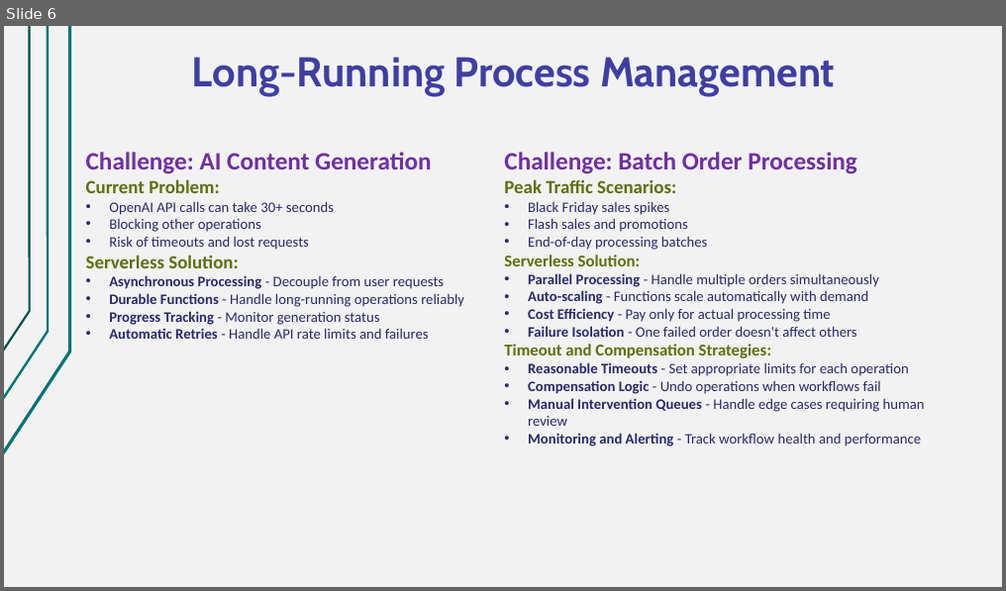
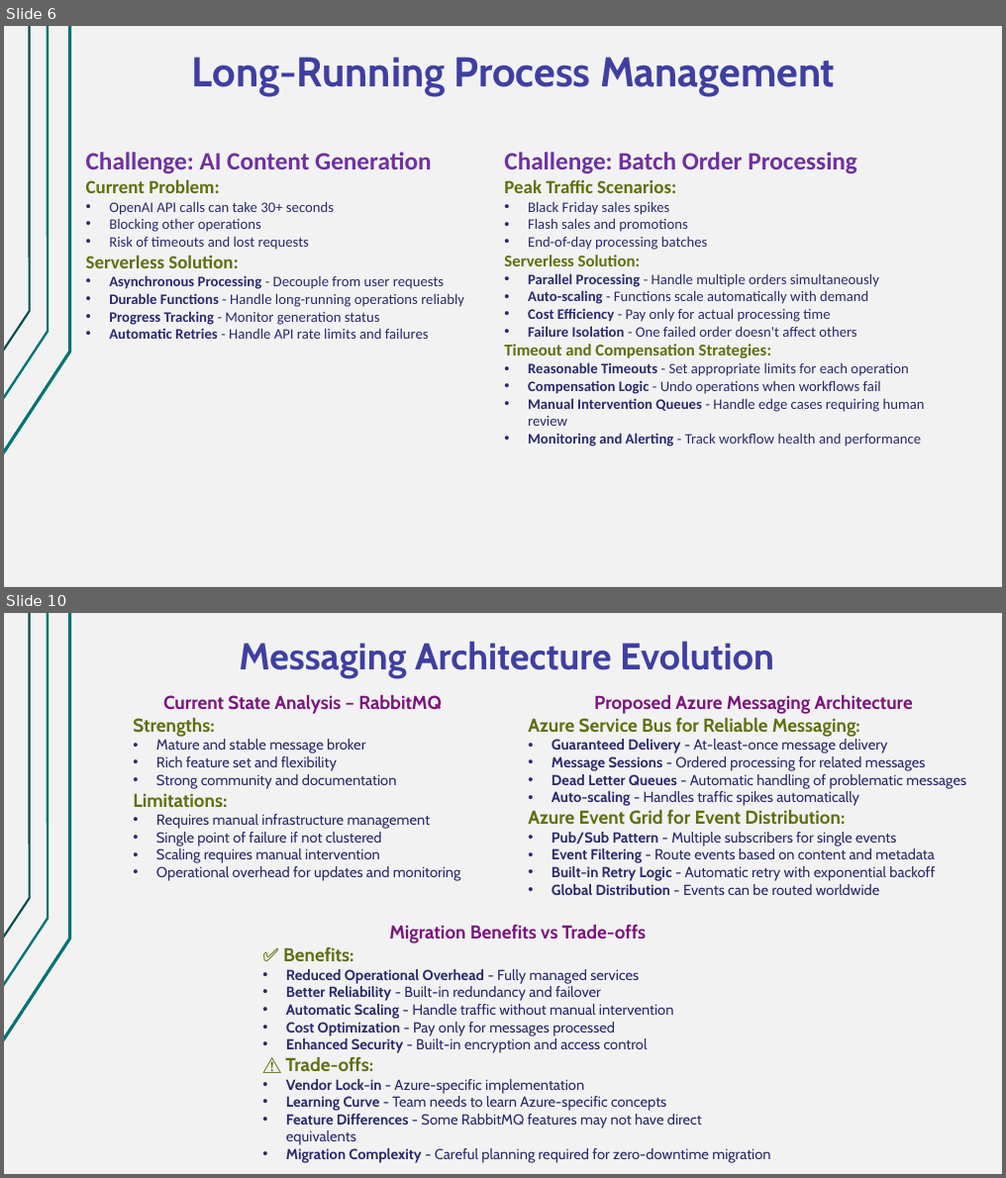
Before and after one commit to Nikolai-Semko/CST8917_Final_Oral_Exam, a slide deck: CST8917_Final_Oral_Exam_Presentation.pptx. Shown one above the other, each under a label of ours: slide 6 before the commit, slides 6 and 10 after it; the slides between them are not shown. The pictures are 1006x591 and 1006x1178 pixels, drawn with LibreOffice and Linux fonts; fonts in the diff are those of the drawing. Boxes give left, top, right and bottom in pixels: in the first picture for what was removed or moved away, otherwise in the second. Text is boxed around its words. In the diff, an @@ line names an element or a change of style, - is before the commit and + after.

```diff
--- a/CST8917_Final_Oral_Exam_Presentation.pptx
+++ b/CST8917_Final_Oral_Exam_Presentation.pptx
@@ slide 10 added at (4,613,1002,1174), background #F2F2F2; not listed: 3 template elements that a slide beside it also shows @@
@@ text added at (239,641,774,678), 36 pt, text #3F3FA2, bold @@
+Messaging Architecture Evolution
@@ text added at (133,695,461,881), 14 pt, text #2A2A6C @@
+Current State Analysis – RabbitMQ
+Strengths:
+• Mature and stable message broker
+• Rich feature set and flexibility
+• Strong community and documentation
+Limitations:
+• Requires manual infrastructure management
+• Single point of failure if not clustered
+• Scaling requires manual intervention
+• Operational overhead for updates and monitoring
@@ text added at (528,739,966,895), 14 pt, text #2A2A6C @@
+Proposed Azure Messaging Architecture
+Azure Service Bus for Reliable Messaging:
+• Guaranteed Delivery - At-least-once message delivery
+• Message Sessions - Ordered processing for related messages
+• Dead Letter Queues - Automatic handling of problematic messages
+• Auto-scaling - Handles traffic spikes automatically
+Azure Event Grid for Event Distribution:
+• Pub/Sub Pattern - Multiple subscribers for single events
+• Event Filtering - Route events based on content and metadata
+• Built-in Retry Logic - Automatic retry with exponential backoff
+• Global Distribution - Events can be routed worldwide
@@ text added at (285,925,770,1163), 14 pt, text #2A2A6C @@
+Migration Benefits vs Trade-offs
+✅ Benefits:
+• Reduced Operational Overhead - Fully managed services
+• Better Reliability - Built-in redundancy and failover
+• Automatic Scaling - Handle traffic without manual intervention
+• Cost Optimization - Pay only for messages processed
+• Enhanced Security - Built-in encryption and access control
+⚠️ Trade-offs:
+• Vendor Lock-in - Azure-specific implementation
+• Learning Curve - Team needs to learn Azure-specific concepts
+• Feature Differences - Some RabbitMQ features may not have direct equivalents
+• Migration Complexity - Careful planning required for zero-downtime migration
```
Also in this commit, not shown: 5 other slides added, 5 slides removed, 1 other file.
